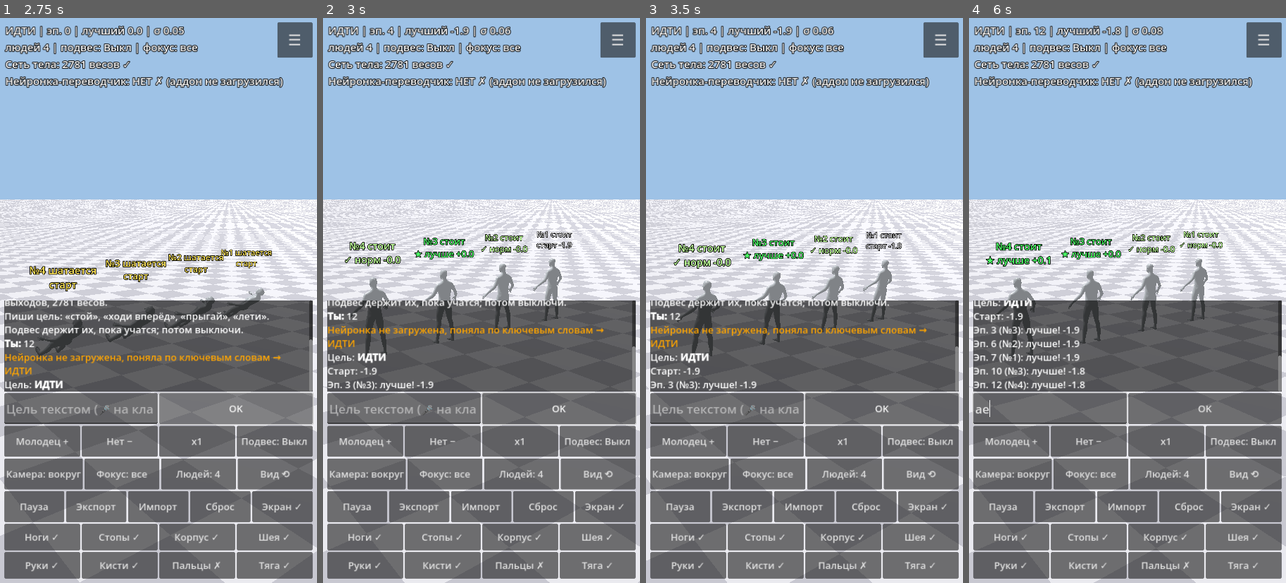
Above: before the commit, frames 1-4 (left to right).
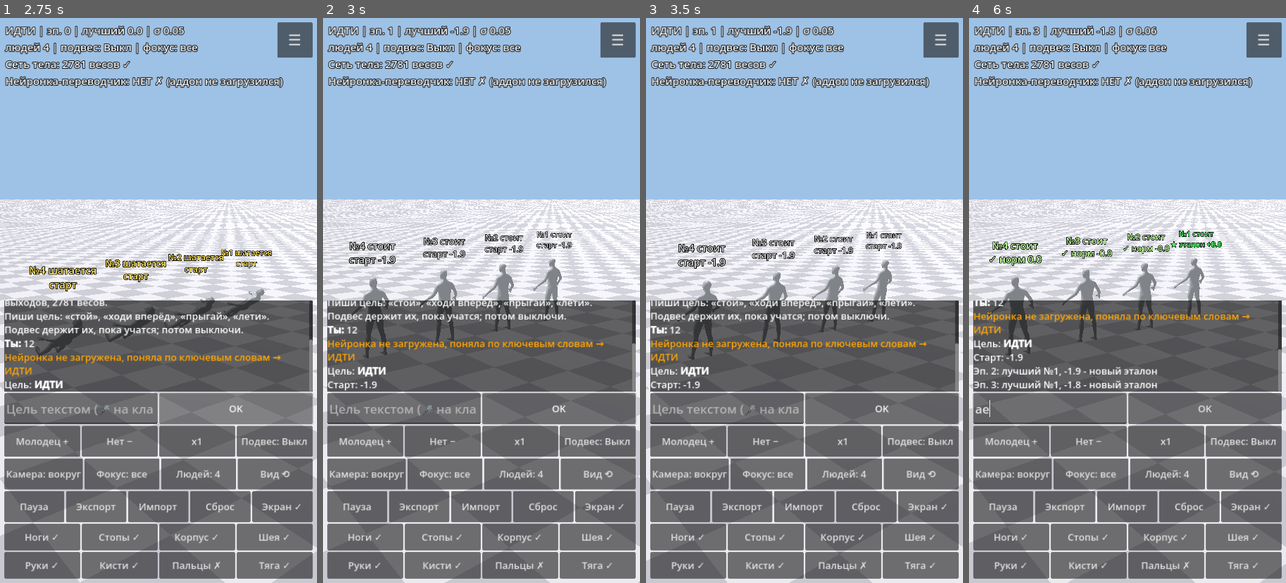
Above: after the commit, the same moments.

Repository: dmitriy2403iskan-star/Testung
Game: Godot game, scene res://sim.tscn
The game is run twice, just before and just after one commit, with the same random seed, the same clock (stepped at 60 frames per second) and the same inputs.
Inputs (mouse positions are in pixels of both pictures, inside the frame that each line leads up to):
- Up to frame 1 (2.75 s): click (82, 407) at 0.52 s; type "12" at 0.6 s; click "OK" at 1.25 s; click "OK" at 2 s
- Up to frame 2 (3 s): move the mouse to (551, 272) at 2.77 s; hold D from 2.78 s (still down); hold E from 2.78 s (still down); click (551, 272) at 2.92 s
- Up to frame 3 (3.5 s): keep holding D; keep holding E
- Up to frame 4 (6 s): release D at 3.5 s; release E at 3.5 s; drag from (1064, 328) to (1111, 413) at 3.52 s; move the mouse to (1159, 176) at 4.27 s; hold D 4.28-5 s; hold E 4.28-5 s; drag from (1111, 413) to (1032, 215) at 5.02 s; move the mouse to (1222, 385) at 5.77 s; hold A from 5.78 s (still down); hold E from 5.78 s (still down)

Frame 1 is identical in both runs. In frame 2, 3.8% of the frame differs, in the area x 0-99%, y 1-66%; in frame 3, 3.9%; in frame 4, 8.6%, in the area x 0-100%, y 1-100%.

Commit message:
Раундная схема обучения (лучший из 4 = эталон); похвала засчитывается за действие, а не за падение
Co-Authored-By: Claude Sonnet 5.5 <noreply@anthropic.com>
Claude-Session: https://claude.ai/code/session_01Aur1z4pZbLjkyUEA4YEwcp

Diff:
--- a/agent.gd
+++ b/agent.gd
@@ -63,6 +63,11 @@
 var verdict := "старт"
 var verdict_col := Color(0.8, 0.8, 0.8)
 var flash_t := 0.0
+var done := false      # закончил эпизод, ждёт остальных
+var fell := false
+var res := 0.0         # авто-оценка эпизода
+var events: Array = [] # ручные похвалы, ждут подтверждения [шаг, значение]
+const PRAISE_WIN := 0.8 # сек: похвала засчитывается, только если он ещё в порядке через это время
 var label: Label3D
 
 func setup(s, i: int, pos: Vector3) -> void:
@@ -469,8 +474,51 @@
     thr += f.length()
     step += 1
     var pos := rb.global_position
-    var fell := goal != "fly" and lvl < 3 and h < 0.5 * h0 and step > 40
+    fell = goal != "fly" and lvl < 3 and h < 0.5 * h0 and step > 40
+    if not events.is_empty():
+        _resolve_events(false)
     return step >= sim.ep_steps or fell or not pos.is_finite() or pos.length() > 400.0
+
+func _ok_now() -> bool:
+    var rb: RigidBody3D = bodies[root_i]
+    if not rb.global_position.is_finite():
+        return false
+    var R: Basis = rb.global_transform.basis * root_rest_inv
+    return rb.global_position.y >= 0.5 * h0 and R.y.y >= 0.3
+
+# похвала относится к действию в момент нажатия: засчитывается, если через PRAISE_WIN он всё ещё в порядке
+func _resolve_events(final: bool) -> void:
+    var keep: Array = []
+    var win := int(PRAISE_WIN / dt)
+    for ev in events:
+        if final or step - int(ev[0]) >= win:
+            if _ok_now():
+                bonus += float(ev[1])
+            else:
+                flash("похвала не засчитана: упал", Color(1, 0.6, 0.3))
+        else:
+            keep.append(ev)
+    events = keep
+
+func give(v: float) -> void:
+    if v < 0.0:
+        bonus += v
+        flash("Плохо!", Color(1, 0.35, 0.3))
+        return
+    if not _ok_now():
+        flash("не засчитано: упал", Color(1, 0.6, 0.3))
+    elif done:
+        bonus += v
+        flash("Молодец!", Color(0.3, 1, 0.4))
+    else:
+        events.append([step, v])
+        flash("Молодец? (проверю)", Color(0.6, 1, 0.6))
+
+func finish() -> void:
+    res = score() if finite() else -100.0
+    if not events.is_empty():
+        _resolve_events(true)
+    done = true
 
 func finite() -> bool:
     return (bodies[root_i] as RigidBody3D).global_position.is_finite()
--- a/sim.gd
+++ b/sim.gd
@@ -175,9 +175,16 @@
     add_child(mi)
 
 func _physics_process(_d: float) -> void:
+    var all_done := true
     for a in agents:
+        if a.done:
+            continue
         if a.tick():
-            _agent_done(a)
+            a.finish()
+        else:
+            all_done = false
+    if all_done and not agents.is_empty():
+        _round_end()
 
 # ---------- награда и обучение ----------
 func _mutate(mul: float) -> PackedFloat32Array:
@@ -199,50 +206,65 @@
             c[o3 + k] += randfn(0.0, sg)
     return c
 
-# человек закончил эпизод: сам оцениваем (лучше/хуже общего лучшего), учитываем ручной бонус
-func _agent_done(a) -> void:
-    var ok: bool = a.finite()
-    var auto_sc: float = a.score() if ok else -100.0
-    var sc: float = auto_sc + a.bonus
+# раунд: все люди играли варианты одной модели. Лучший (авто-оценка + подтверждённая похвала)
+# лучше прошлого эталона - становится новым эталоном, и следующие 4 играют его вариации.
+func _round_end() -> void:
     var prev := best
+    var top = agents[0]
+    var top_sc := -1e9
+    for a in agents:
+        var sc: float = a.res + a.bonus
+        if sc > top_sc:
+            top_sc = sc
+            top = a
     eps += 1
+    var improved := false
     if baseline:
-        best = auto_sc
+        best = top.res
         baseline = false
-        a.verdict = "старт %.1f" % auto_sc
-        a.verdict_col = Color(0.8, 0.8, 0.8)
-        _log("Старт: %.1f" % auto_sc)
-    elif sc > best:
-        best = auto_sc
-        w = a.cur_w.duplicate()
+        _log("Старт: %.1f" % best)
+    elif top_sc > best:
+        improved = true
+        best = top.res
+        w = top.cur_w.duplicate()
         stall = 0
         sigma = minf(sigma * 1.1, 0.3)
-        a.verdict = "★ лучше +%.1f" % (sc - prev)
-        a.verdict_col = Color(0.3, 1, 0.4)
-        _log("Эп. %d (№%d): лучше! %.1f" % [eps, a.idx + 1, auto_sc])
+        _log("Эп. %d: лучший №%d, %.1f - новый эталон" % [eps, top.idx + 1, top.res])
         _store()
     else:
         stall += 1
-        if stall > 12 * agents.size():
+        if stall > 3:
             sigma = maxf(sigma * 0.9, 0.01)
             stall = 0
-        if prev - sc <= 1.0:
-            a.verdict = "✓ норм %.1f" % (sc - prev)
+    for a in agents:
+        var sc2: float = a.res + a.bonus
+        if prev < -1e8:
+            a.verdict = "старт %.1f" % a.res
+            a.verdict_col = Color(0.8, 0.8, 0.8)
+        elif improved and a == top:
+            a.verdict = "★ эталон +%.1f" % (sc2 - prev)
+            a.verdict_col = Color(0.3, 1, 0.4)
+        elif prev - sc2 <= 1.0:
+            a.verdict = "✓ норм %.1f" % (sc2 - prev)
             a.verdict_col = Color(0.75, 1, 0.6)
         else:
-            a.verdict = "✗ хуже %.1f" % (sc - prev)
+            a.verdict = "✗ хуже %.1f" % (sc2 - prev)
             a.verdict_col = Color(1, 0.4, 0.35)
-    if a.bonus != 0.0:
-        a.verdict += " (ты %+.0f)" % a.bonus
-    a.flash_t = 2.5
-    a.bonus = 0.0
-    a.cur_w = _mutate(a.sigma_mul)
-    a.step = -1
+        if a.bonus != 0.0:
+            a.verdict += " (ты %+.0f)" % a.bonus
+        a.flash_t = 2.5
+        a.bonus = 0.0
+        a.events.clear()
+        a.done = false
+        a.cur_w = _mutate(a.sigma_mul)
+        a.step = -1
 
 func _restart_all() -> void:
     for a in agents:
         a.cur_w = w.duplicate()
         a.bonus = 0.0
+        a.events.clear()
+        a.done = false
         a.step = -1
         a.verdict = "старт"
         a.verdict_col = Color(0.8, 0.8, 0.8)
@@ -557,10 +579,9 @@
 # ручная оценка: выбранному человеку или всем, работает и в плюс, и в минус
 func _reward(v: float) -> void:
     for a in _focus_targets():
-        a.bonus += v
-        a.flash("Молодец!" if v > 0 else "Плохо!", Color(0.3, 1, 0.4) if v > 0 else Color(1, 0.35, 0.3))
+        a.give(v)
     var who := "всем" if focus < 0 else "№%d" % (focus + 1)
-    _log("[color=%s]%s (%s)[/color]" % ["lime" if v > 0 else "tomato", "Молодец!" if v > 0 else "Плохо!", who])
+    _log("[color=%s]%s (%s)[/color]" % ["lime" if v > 0 else "tomato", "Молодец (засчитаю, если не упадёт за 0.8 с)" if v > 0 else "Плохо!", who])
 
 func _speed() -> void:
     speed_i = (speed_i + 1) % SPEEDS.size()
